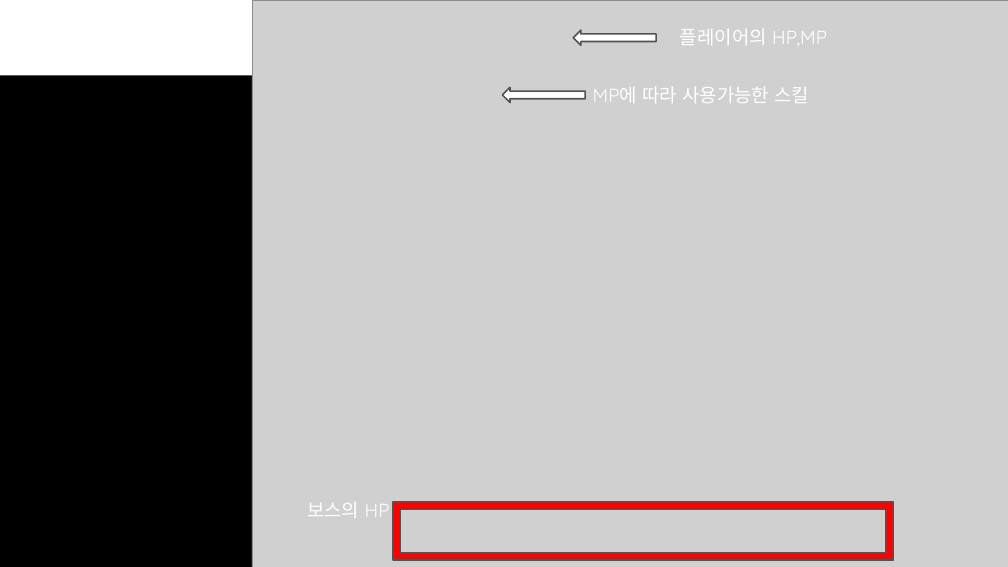
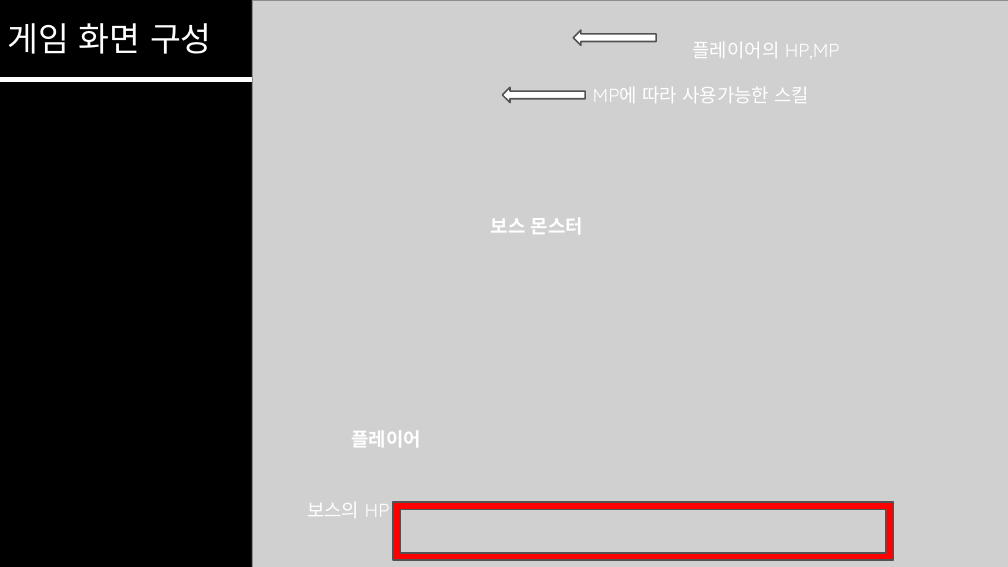
Before and after one commit to Ozy9665/2D_Project_2017180022, a slide deck: slide 3 of 2D 게임 프로그래밍 1차발표.pptx. Drawn at 1008x567 pixels with LibreOffice and Linux fonts; fonts in the diff are those of the drawing; grey boxes stand for pictures; background and template pictures are left out. Boxes give left, top, right and bottom in pixels: in the first picture for what was removed or moved away, otherwise in the second. Text is boxed around its words. In the diff, an @@ line names an element or a change of style, - is before the commit and + after.

```diff
--- a/2D 게임 프로그래밍 1차발표.pptx
+++ b/2D 게임 프로그래밍 1차발표.pptx
@@ title "게임 화면 구성": place and size @@
-title "게임 화면 구성" at bbox=[0, 0, 252, 76]
+title "게임 화면 구성" at bbox=[8, 23, 212, 54]
@@ title "게임 화면 구성" at bbox=[8, 23, 212, 54]: fill #FFFFFF to none @@
@@ title at bbox=[8, 23, 212, 54]: text changed @@
-게임 실행 흐름
+게임 화면 구성
@@ text "플레이어의 HP,MP": place and size @@
-text "플레이어의 HP,MP" at bbox=[680, 29, 827, 45]
+text "플레이어의 HP,MP" at bbox=[693, 42, 840, 58]
@@ line added from (0, 79) to (252, 79), #FFFFFF 4.5 pt @@
@@ text added at bbox=[491, 218, 583, 234], 18 pt, text #FFFFFF, bold @@
+보스 몬스터
@@ text added at bbox=[352, 431, 422, 447], 18 pt, text #FFFFFF, bold @@
+플레이어
```
Also in this commit, not shown: 1 slide added, 5 other files.
